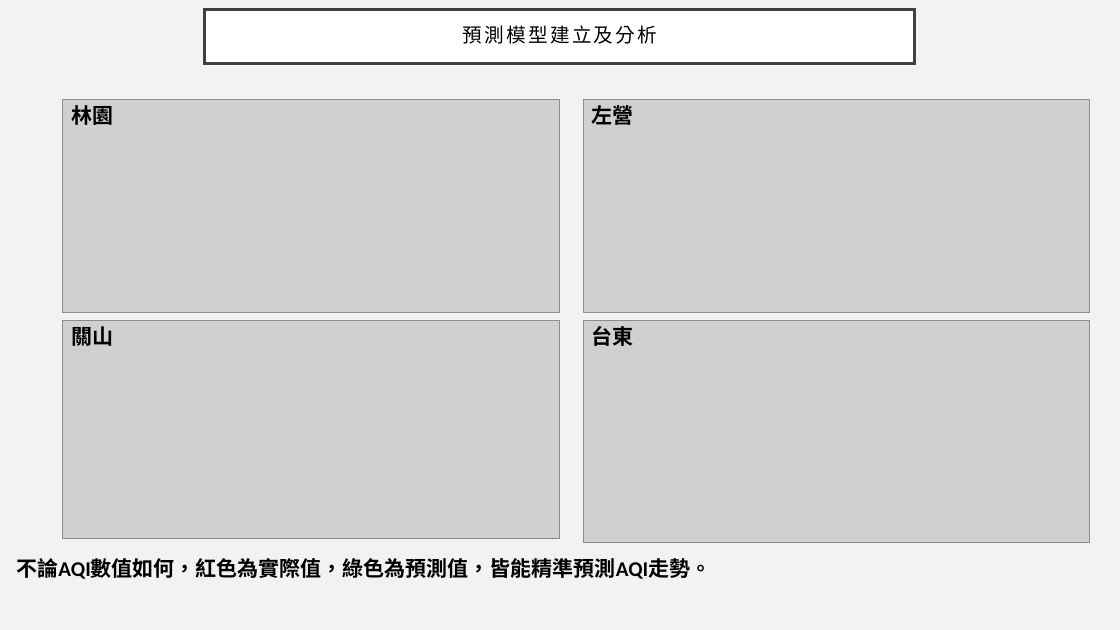
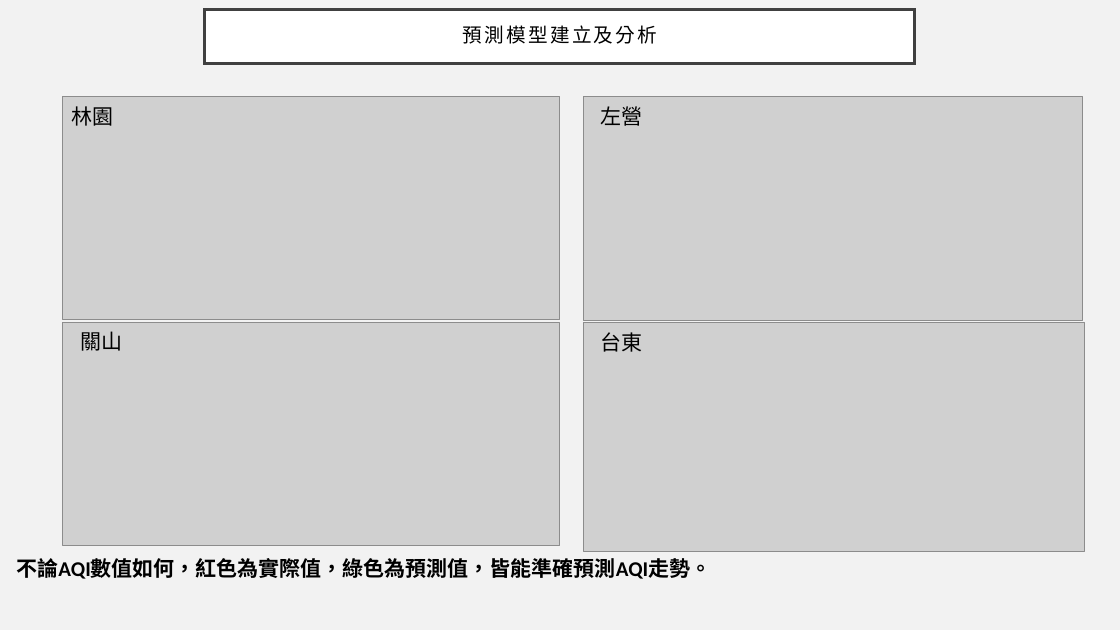
Before and after one commit to jasonfghx/lilicoco, a slide deck: slide 20 of 大學生/空氣品質與癌症之間的關聯.pptx (slide 18 before the commit). Drawn at 1120x630 pixels with LibreOffice and Linux fonts; fonts in the diff are those of the drawing; grey boxes stand for pictures. Boxes give left, top, right and bottom in pixels: in the first picture for what was removed or moved away, otherwise in the second. Text is boxed around its words. In the diff, an @@ line names an element or a change of style, - is before the commit and + after.

```diff
--- a/大學生/空氣品質與癌症之間的關聯.pptx
+++ b/大學生/空氣品質與癌症之間的關聯.pptx
@@ picture: place and size @@
-picture at (63,100,560,313)
+picture at (63,97,560,319)
@@ picture: place and size @@
-picture at (583,100,1089,313)
+picture at (583,97,1083,321)
@@ text "左營": place and size @@
-text "左營" at (591,105,633,125)
+text "左營" at (601,106,643,126)
@@ picture: place and size @@
-picture at (63,321,560,539)
+picture at (63,323,560,545)
@@ text "關山": place and size @@
-text "關山" at (71,326,113,346)
+text "關山" at (80,331,122,351)
@@ picture: place and size @@
-picture at (583,321,1089,543)
+picture at (583,322,1085,551)
@@ font Calibri to Arial, bold off in 4 elements at (71,106,113,126), (601,106,643,126), (80,331,122,351), (601,332,643,352) @@
@@ text "台東": place and size @@
-text "台東" at (591,326,633,346)
+text "台東" at (601,332,643,352)
@@ text at (16,558,711,579): text changed @@
-不論AQI數值如何，紅色為實際值，綠色為預測值，皆能精準預測AQI走勢。
+不論AQI數值如何，紅色為實際值，綠色為預測值，皆能準確預測AQI走勢。
```
Also in this commit, not shown: 9 other slides changed, 2 slides added.
